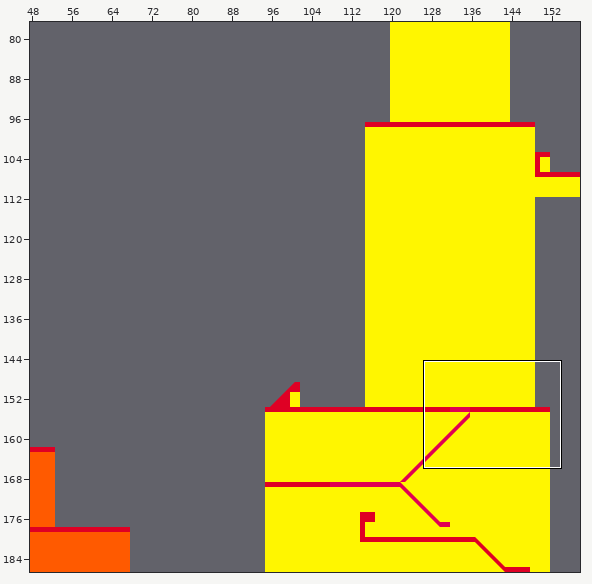
One commit to this Tiled map: maps/nivel_1_1_1.tmx. The picture above shows the old version from afar; the outline marks the close-up.
Close-up. Earlier state:
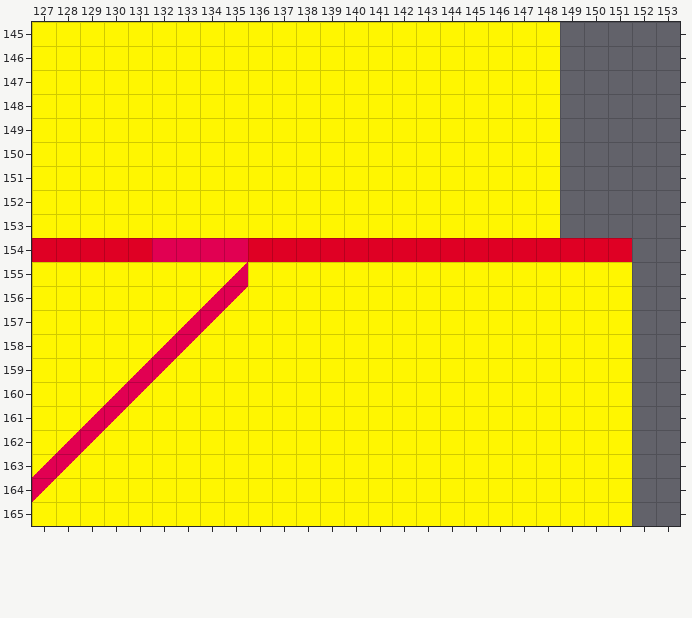
Cells are 32x32 px. Shown: x 127..153, y 145..165. The commit also changed other parts of the map, which this record leaves out.
After the commit:
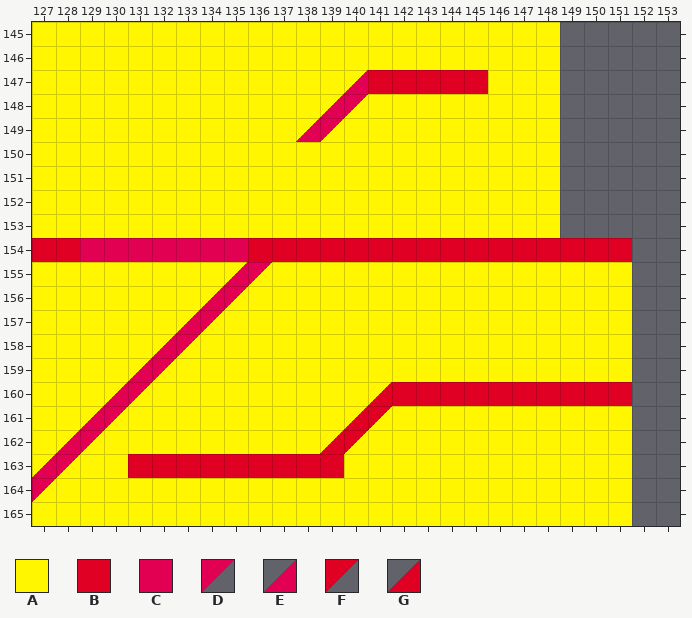
Key: from "Sin título-1": A 1, B 2, C 11, D 48, E 50, F 56, G 58.
_ is an empty cell.
What changed:
Layer "A1":
y 147: x 141..145 AAAAA -> BBBBB
y 154: x 129..131 BBB -> CCC
y 160: x 142 A -> G; x 151 A -> B
Layer "A2":
y 147: x 140 _ -> E
y 148: x 139..140 __ -> ED
y 149: x 138..139 __ -> ED
y 155: x 136 _ -> D
y 160: x 141..150 __________ -> GFBBBBBBBB
y 161: x 140..141 __ -> GF
y 162: x 139..140 __ -> GF
y 163: x 131..139 _________ -> BBBBBBBBB
